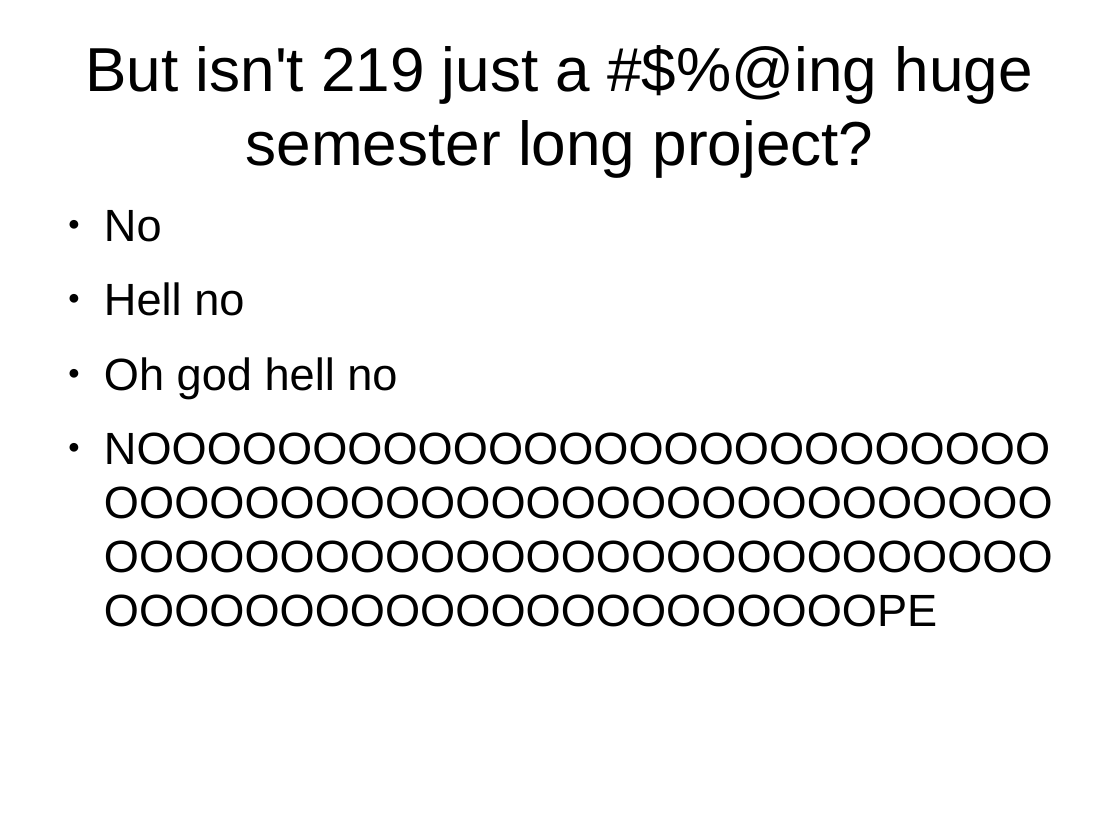
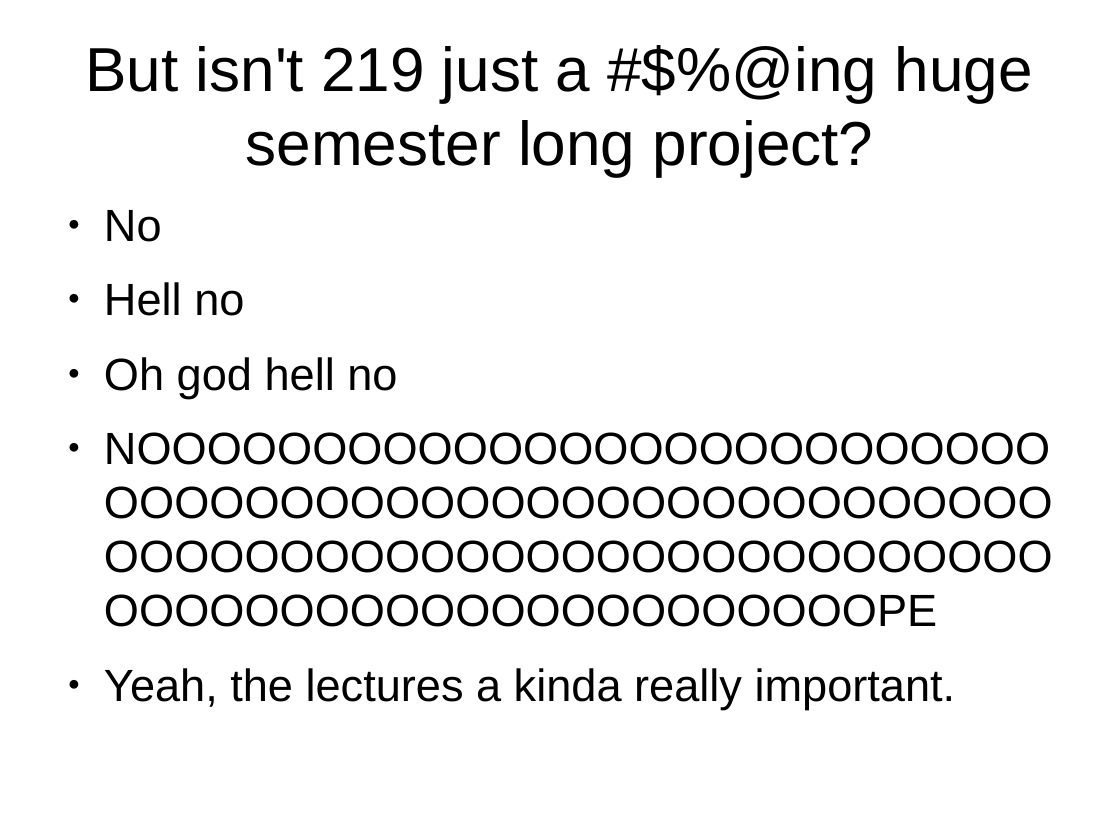
Before and after one commit to yv444/cse219-review, a slide deck: slide 3 of midterm_review.odp. Drawn at 1120x840 pixels with LibreOffice and Linux fonts; fonts in the diff are those of the drawing. Boxes give left, top, right and bottom in pixels: in the first picture for what was removed or moved away, otherwise in the second. Text is boxed around its words. In the diff, an @@ line names an element or a change of style, - is before the commit and + after.

```diff
--- a/midterm_review.odp
+++ b/midterm_review.odp
@@ text at (x1=104, y1=668, x2=956, y2=709): paragraph added @@
+● Yeah, the lectures a kinda really important.
```
Also in this commit, not shown: 8 other slides changed, 3 slides added, 3 slides removed, 1 other file.
